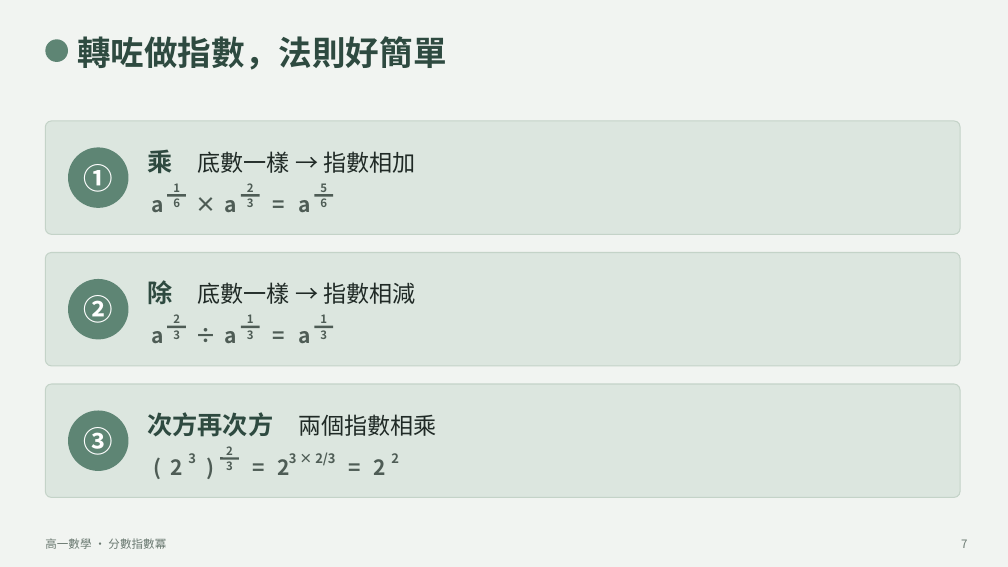
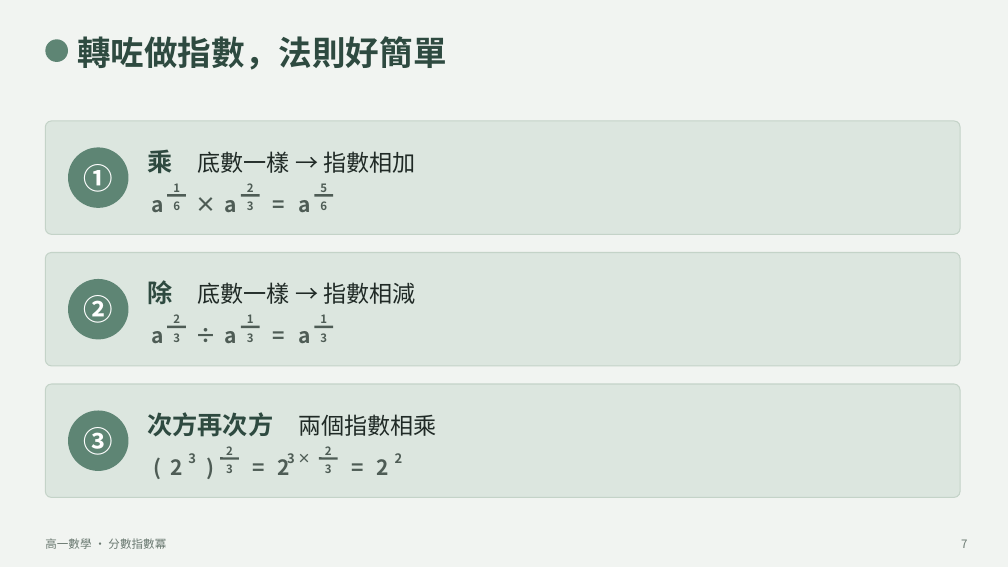
Before and after one commit to kongchilok/math-materials, a slide deck: slide 7 of 抽離教學_數學/高一數學/融合班教學資源/第一學段/03_指數與對數/教學簡報/簡報_L2_分數指數冪.pptx. Drawn at 1008x567 pixels with LibreOffice and Linux fonts; fonts in the diff are those of the drawing. Boxes give left, top, right and bottom in pixels: in the first picture for what was removed or moved away, otherwise in the second. Text is boxed around its words. In the diff, an @@ line names an element or a change of style, - is before the commit and + after.

```diff
--- a/抽離教學_數學/高一數學/融合班教學資源/第一學段/03_指數與對數/教學簡報/簡報_L2_分數指數冪.pptx
+++ b/抽離教學_數學/高一數學/融合班教學資源/第一學段/03_指數與對數/教學簡報/簡報_L2_分數指數冪.pptx
@@ text "2": place and size @@
-text "2" at box(374, 459, 386, 475)
+text "2" at box(325, 446, 332, 459)
@@ text "2" at box(325, 446, 332, 459): size 20 to 10.9 pt @@
@@ text "2": place and size @@
-text "2" at box(391, 453, 399, 463)
+text "2" at box(395, 453, 403, 463)
@@ 7 texts: place and size @@
-7 texts at box(173, 195, 327, 470)
+7 texts at box(173, 201, 327, 473)
@@ text at box(287, 453, 295, 465): text changed @@
-3 × 2/3
+3 ×
@@ line added from (319, 458) to (338, 458), #4E5C55 2.25 pt @@
@@ text added at box(325, 464, 332, 473), 10.9 pt, text #4E5C55, bold @@
+3
@@ text added at box(377, 459, 389, 475), 20 pt, text #4E5C55, bold @@
+2
```
Also in this commit, not shown: 5 other slides changed, 3 other files.
